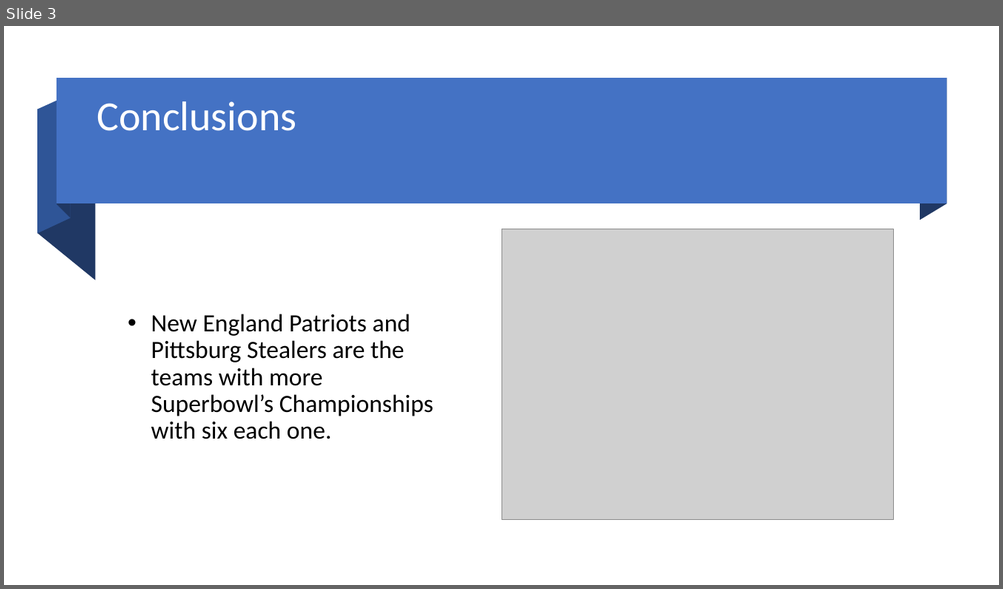
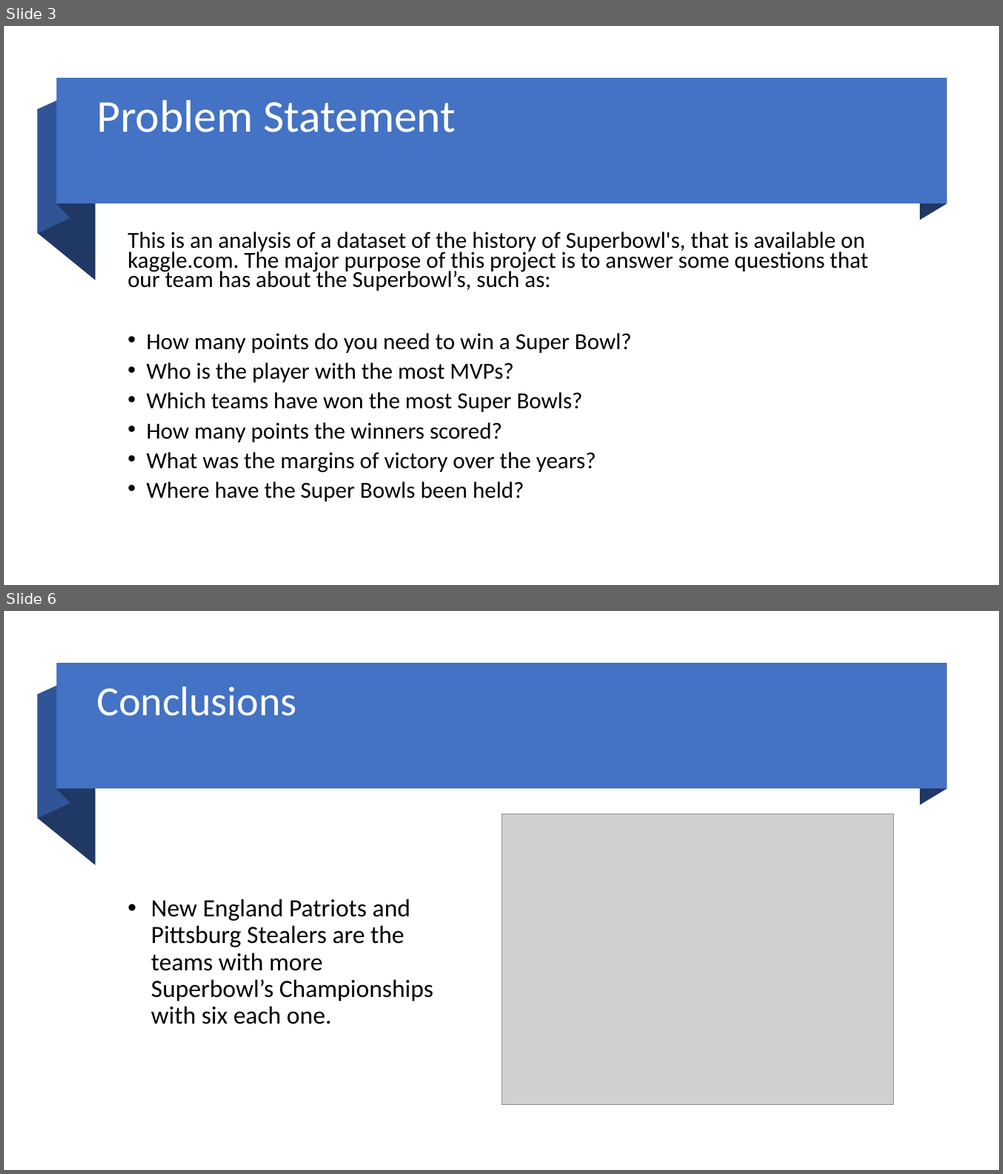
Before and after one commit to IILuisII/Project-1, a slide deck: Presentation draft.pptx. Shown one above the other, each under a label of ours: slide 3 before the commit, slides 3 and 6 after it; the slides between them are not shown. The pictures are 1003x589 and 1003x1174 pixels, drawn with LibreOffice and Linux fonts; fonts in the diff are those of the drawing; grey boxes stand for pictures. Boxes give left, top, right and bottom in pixels: in the first picture for what was removed or moved away, otherwise in the second. Text is boxed around its words. In the diff, an @@ line names an element or a change of style, - is before the commit and + after.

```diff
--- a/Presentation draft.pptx
+++ b/Presentation draft.pptx
@@ slide 3 added at (4,26,999,585), background #FFFFFF @@
@@ group added at (37,79,946,281): 4 freeform shapes, 1 rectangle @@
@@ title added at (97,100,455,133), 44 pt, text #FFFFFF @@
+Problem Statement
@@ text added at (128,232,868,502), 22.2 pt, text #000000 @@
+This is an analysis of a dataset of the history of Superbowl's, that is available on kaggle.com. The major purpose of this project is to answer some questions that our team has about the Superbowl’s, such as:
+• How many points do you need to win a Super Bowl?
+• Who is the player with the most MVPs?
+• Which teams have won the most Super Bowls?
+• How many points the winners scored?
+• What was the margins of victory over the years?
+• Where have the Super Bowls been held?
@@ what was slide 3 is now slide 6 @@
```
Also in this commit, not shown: 2 slides changed, 2 other slides added.
